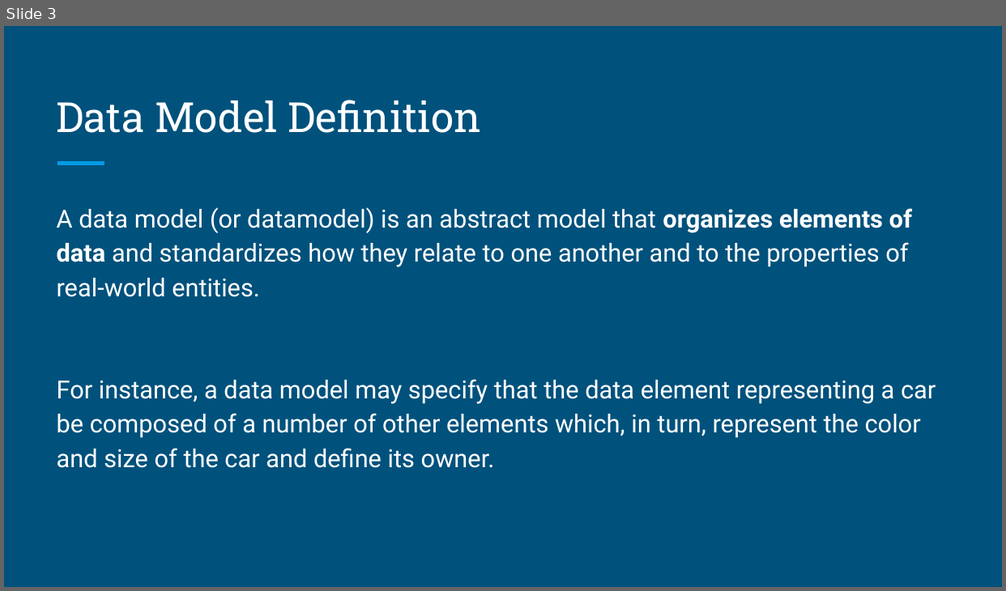
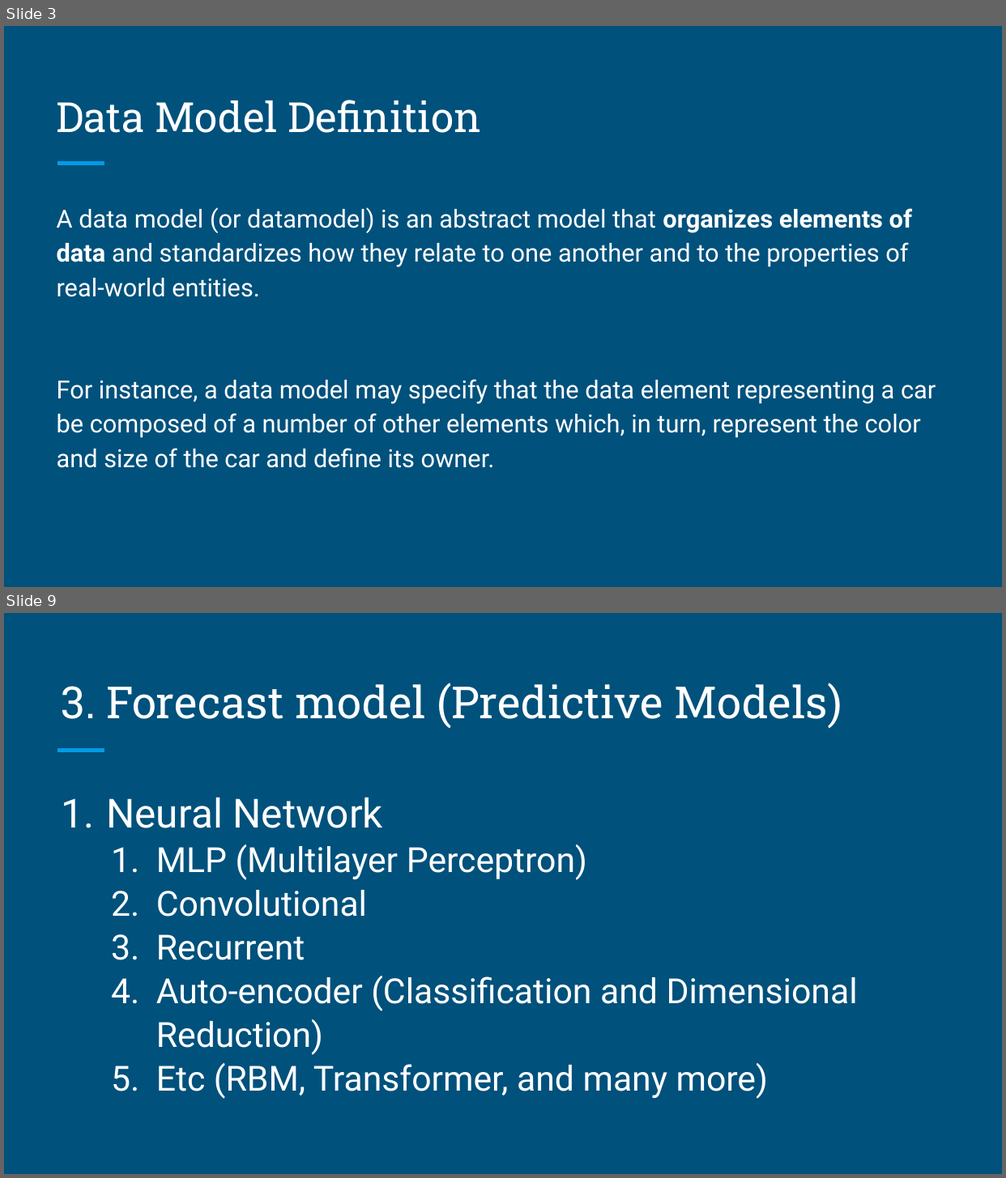
Before and after one commit to brandonyph/APB-Workshop-DataAnalyticsEssentials, a slide deck: Week 7-Model Basics and Building/Week 7-Model Basics and Building.pptx. Shown one above the other, each under a label of ours: slide 3 before the commit, slides 3 and 9 after it; the slides between them are not shown. The pictures are 1006x591 and 1006x1178 pixels, drawn with LibreOffice and Linux fonts; fonts in the diff are those of the drawing. Boxes give left, top, right and bottom in pixels: in the first picture for what was removed or moved away, otherwise in the second. Text is boxed around its words. In the diff, an @@ line names an element or a change of style, - is before the commit and + after.

```diff
--- a/Week 7-Model Basics and Building/Week 7-Model Basics and Building.pptx
+++ b/Week 7-Model Basics and Building/Week 7-Model Basics and Building.pptx
@@ slide 9 added at bbox=[4, 613, 1002, 1174], background #00517C; not listed: 1 template element that a slide beside it also shows @@
@@ title added at bbox=[62, 683, 842, 729], 32 pt, text #FFFFFF @@
+3. Forecast model (Predictive Models)
@@ text added at bbox=[106, 797, 858, 1099], 25 pt, text #FFFFFF @@
+1. Neural Network
+  1. MLP (Multilayer Perceptron)
+  2. Convolutional
+  3. Recurrent
+  4. Auto-encoder (Classification and Dimensional Reduction)
+  5. Etc (RBM, Transformer, and many more)
```
Also in this commit, not shown: 3 slides changed, 3 other slides added, 4 slides removed, 8 other files.
